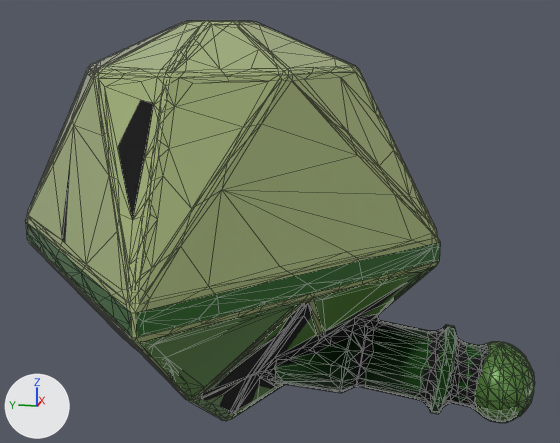
The glTF model public/models/enemies/newshv-38.glb, before and after one commit.
Both versions are drawn from a 50 mm camera at (-1.301, -0.407, 1.164) aimed at (0.009, -0.145, 0.836). Arrows for +X, +Y and +Z are at lower left; the lights stay in place. The older version comes first. Mesh edges are drawn as thin lines. Vertices at exactly the same position are counted once.

The first picture shows 'newshv-38_gem', 'newshv-38_mount', 'newshv-38_outline'.
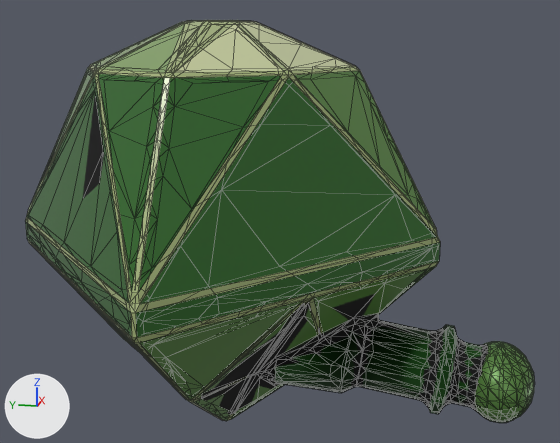
What the commit changed:
In material 'pal_44_newshv-38' (mat_pal_44_newshv_38), roughness goes from 0.06 to 0.22.
Material 'pal_45_newshv-38' (mat_pal_45_newshv_38) is new.
Its base color is (0.546, 0.597, 0.323) (green #c3cb9a).
Its roughness is 0.22.
Material 'pal_46_newshv-38' (mat_pal_46_newshv_38) is new.
Its base color is (0.799, 0.768, 0.546) (pale yellow #e7e3c3).
Its roughness is 0.22.
Material 'pal_43_newshv-38' (mat_pal_43_newshv_38) is new.
Its base color is (0.205, 0.342, 0.0999) (green #7d9e59).
Its roughness is 0.22.
Material 'pal_42_newshv-38' (mat_pal_42_newshv_38) is new.
Its base color is (0.0999, 0.238, 0.0529) (green #598641).
Its roughness is 0.22.
me_newshv_38_gem is used by ob_newshv_38_gem; location (0.0, 0.0, 0.0).
me_newshv_38_gem had 168 vertices, 332 faces and spanned x -0.425..0.425, y -0.423..0.34, z 0.449..1.18.
me_newshv_38_gem now has 172 vertices, 340 faces and spans x -0.425..0.425, y -0.423..0.34, z 0.449..1.18.
Part 1, on me_newshv_38_gem:
4 vertices are removed from x -0.257..-0.049, y -0.079..-0.004, z 1.107..1.178.
19 faces are deleted.
8 vertices are added at x -0.256..-0.053, y -0.083..0.0, z 1.107..1.178.
25 new faces join them, mat_pal_44_newshv_38 (green #a2b279).
1 new face joins them, mat_pal_43_newshv_38 (green #7d9e59).
1 new face joins them, mat_pal_45_newshv_38 (green #c3cb9a).
me_newshv_38_gem part 2: 8 faces spanning x -0.419..0.419, y -0.418..0.335, z 0.827..1.1 switch from mat_pal_44_newshv_38 (green #a2b279) to mat_pal_40_newshv_38 (dark green #2c6524).
me_newshv_38_gem part 3: 2 faces spanning x -0.159..-0.005, y -0.415..0.332, z 0.839..1.1 switch from mat_pal_44_newshv_38 (green #a2b279) to mat_pal_42_newshv_38 (green #598641).
me_newshv_38_gem part 4: 2 faces spanning x -0.159..-0.005, y 0.003..0.189, z 1.107..1.178 switch from mat_pal_44_newshv_38 (green #a2b279) to mat_pal_43_newshv_38 (green #7d9e59).
me_newshv_38_gem part 5: 2 faces spanning x -0.159..-0.005, y -0.273..-0.086, z 1.107..1.178 switch from mat_pal_44_newshv_38 (green #a2b279) to mat_pal_45_newshv_38 (green #c3cb9a).
me_newshv_38_gem gains material mat_pal_46_newshv_38 (pale yellow #e7e3c3).
me_newshv_38_outline has 1202 vertices, 2400 faces and spans x -0.421..0.421, y -0.593..0.336, z 0.45..1.18.
me_newshv_38_outline is used by ob_newshv_38_outline; location (0.0, 0.0, 0.0).
me_newshv_38_outline part 6: 26 vertices moved from x -0.306..0.006, y -0.384..0.287, z 0.461..1.152 to x -0.292..0.006, y -0.39..0.296, z 0.462..1.165; 97 vertices removed from x -0.411..0.021, y -0.445..0.33, z 0.459..1.168; 96 vertices added at x -0.41..0.018, y -0.445..0.329, z 0.461..1.149.

Boxes (x1, y1, x2, y2) around the edits, measured in the pictures (560 x 443 px; the box of a moved part takes in the faces that stretch with it):
'newshv-38_gem', surface changed, reshaped (darker): (26, 20, 440, 421) in both
'newshv-38_outline', reshaped: before (62, 100, 489, 415); after (38, 94, 489, 415)
part 1 of me_newshv_38_gem, moved or reshaped: (98, 20, 288, 78) in both
part 2 of me_newshv_38_gem, recoloured (green to dark green): (27, 74, 437, 304) in both
part 3 of me_newshv_38_gem, recoloured: (30, 68, 436, 229) in both
part 4 of me_newshv_38_gem, recoloured: (92, 22, 185, 68) in both
part 5 of me_newshv_38_gem, recoloured: (239, 22, 353, 70) in both
part 6 of me_newshv_38_outline, moved or reshaped: before (62, 100, 407, 375); after (38, 94, 394, 375)
